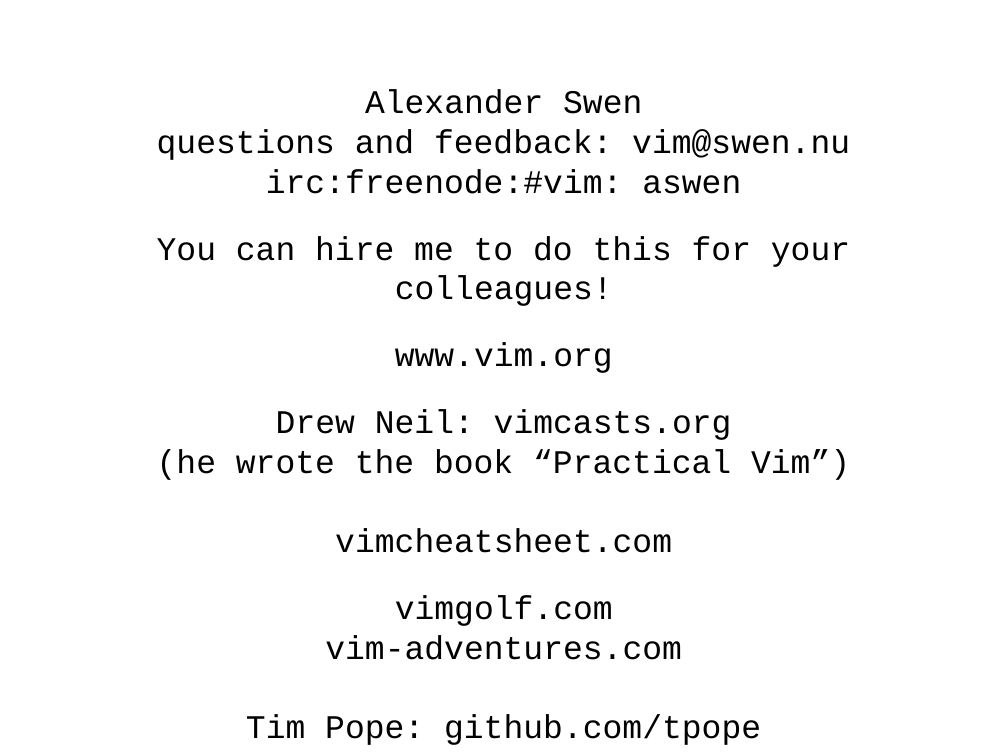
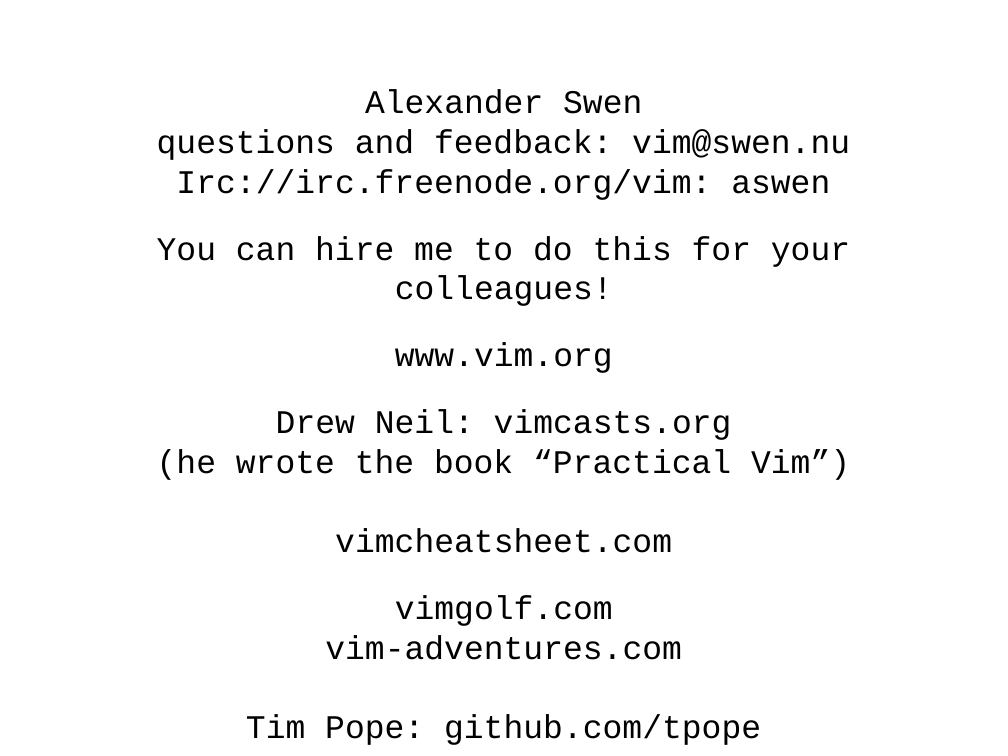
Before and after one commit to aswen/vim-workshop, a slide deck: slide 64 of presentation/vim.odp (slide 62 before the commit). Drawn at 1008x756 pixels with LibreOffice and Linux fonts; fonts in the diff are those of the drawing; background and template pictures are left out. Boxes give left, top, right and bottom in pixels: in the first picture for what was removed or moved away, otherwise in the second. Text is boxed around its words. In the diff, an @@ line names an element or a change of style, - is before the commit and + after.

```diff
--- a/presentation/vim.odp
+++ b/presentation/vim.odp
@@ text at [176, 169, 830, 200]: text changed @@
-irc:freenode:#vim: aswen
+Irc://irc.freenode.org/vim: aswen
```
Also in this commit, not shown: 22 other slides changed, 2 slides added, 1 other file.
